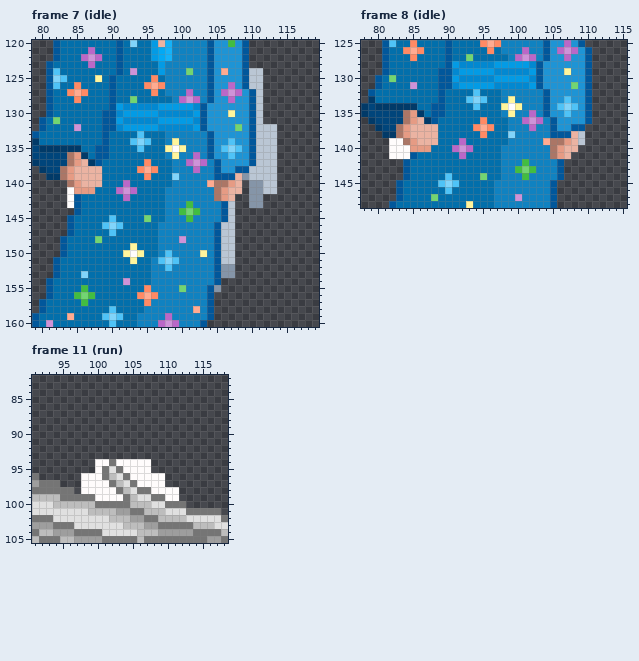
One commit to this pixel-art file: Zephyr/Zephyr/Assets/DeadRevolver/PixelPrototypePlayerSprites/Art/Aseprite/PlayerBaseAnimations.aseprite. That is the earlier state.
192x168 pixels, 230 frames. Colours within 5 levels of each other are drawn and written as one. Shown: frame 7 (idle): x 79..119, y 120..160; frame 8 (idle): x 78..115, y 125..148; frame 11 (run): x 91..118, y 82..105. The commit also changed other frames or places, which this record leaves out.
Once edited:
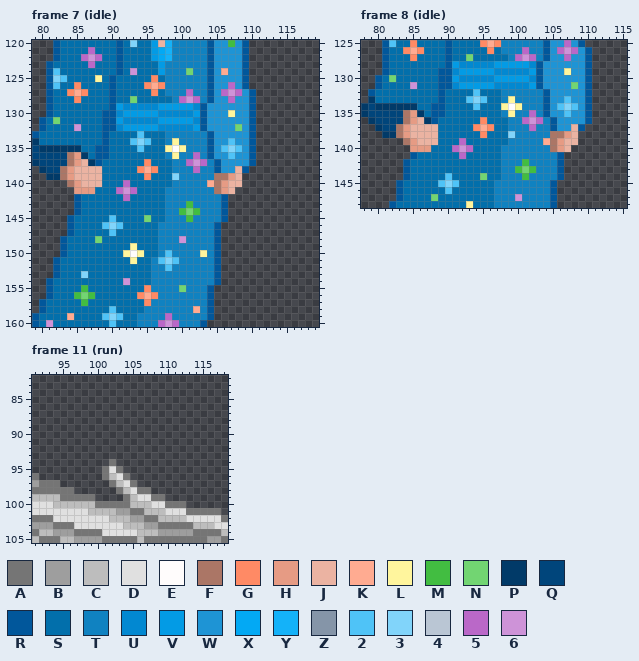
Palette (. is transparent): A #757575  B #9e9e9e  C #bdbdbd  D #e0e0e0  E #fffcfc  F #ab7666  G #ff8a65  H #e69b84  J #ebb3a2  K #ffab91  L #fff59d  M #42bd41  N #72d572  P #013a68  Q #00457b  R #01579b  S #026fab  T #1082c1  U #0288d1  V #039be5  W #1e94d5  X #03a9f4  Y #14b2f9  Z #8595a8  2 #4fc3f7  3 #81d4fa  4 #bac6d4  5 #ba68c8  6 #ce93d8
Diff:
layer "player" now hidden
--- frame 7 (idle)
@@ x 79..119 @@
 123 ..RSSSSS5SSSRSSSSSVTTTTTTRWWWWR..........
-124 ..R2SSSSSSSSRS6SSSVTTTNTTRWKWWR44........
-125 ..R32SSSSLSRSSSSSGSTTTTTTRWWWWR44........
-126 ..R2SSGSSSSRSSSSGKGTTTTTTRWW5WR44........
-127 ..RSSGKGSSSRSSSSSGSTTT5TTRW565WR4........
-128 ..RSSSGSSSSRSSNSSSSST565TRWW5WWR4........
-129 ..RSSSSSSSSRVUUUUUVVVVVURWWWWWWR4........
-130 ..RSSSSSSSRRUVVVVVUUUUUVRWWWLWWR4........
-131 .RSNSSSSSSRRVUUUUUVVVVVURWWWWWWR4........
-132 .RSSSS6SSSRRUVVVVVUUUUUVRWWWWNWR444......
-133 RSSSSSSSSSRSSSS2SSSTTTTTTRWWWWWR444......
-134 PSSSSSSSSSRSSS232SSTLTTTTRWW2WWR444......
-135 QPPPPPPSSRRSSSS2SSSLELTTTRW232WR444......
-136 QQQQQFHPSRRSSSSSSSSTLTT5TRWW2WWR444......
-137 PQQQQFHJPRSSSSSSGSSSTT565TRWWWWR444......
-138 .PQQFHJJJJSSSSSGKGSSTTT5TTRWWRR4444......
-139 ..PPFHJJJJSSSSSSGSSS3TTTTTRRRJZ4444......
-140 .....FHJJJSSS5SSSSSSTTTTTKFFHJ.ZZ44......
-141 .....EHHHSSS565SSSSTTTTTTTFHJJ.ZZ44......
-142 .....ERSSSSSS5SSSSSTTTTTTTFHJ..ZZ........
-143 .....ERSSSSSSSSSSSSTTTMTTTTR4..ZZ........
-144 ......RSSSSSSSSSSSSTTMNMTTTR4............
-145 .....RSSSSS2SSSSNSSTTTMTTTTR4............
-146 .....RSSSS232SSSSSTTTTTTTTR44............
-147 .....RSSSSS2SSSSSSTTTTTTTTR44............
-148 ....RSSSSNSSSSSSSSTTT6TTTTR44............
-149 ....RSSSSSSSSSLSSSTTTTTTTTR44............
-150 ....RSSSSSSSSLELSST2TTTTLTR44............
-151 ...RSSSSSSSSSSLSST232TTTTTR44............
-152 ...RSSSSSSSSSSSSSTT2TTTTTTRZZ............
-153 ...RSSS3SSSSSSSSSTTTTTTTTTRZZ............
+124 ..R2SSSSSSSSRS6SSSVTTTNTTRWKWWR..........
+125 ..R32SSSSLSRSSSSSGSTTTTTTRWWWWR..........
+126 ..R2SSGSSSSRSSSSGKGTTTTTTRWW5WR..........
+127 ..RSSGKGSSSRSSSSSGSTTT5TTRW565WR.........
+128 ..RSSSGSSSSRSSNSSSSST565TRWW5WWR.........
+129 ..RSSSSSSSSRVUUUUUVVVVVURWWWWWWR.........
+130 ..RSSSSSSSRRUVVVVVUUUUUVRWWWLWWR.........
+131 .RSNSSSSSSRRVUUUUUVVVVVURWWWWWWR.........
+132 .RSSSS6SSSRRUVVVVVUUUUUVRWWWWNWR.........
+133 RSSSSSSSSSRSSSS2SSSTTTTTTRWWWWWR.........
+134 PSSSSSSSSSRSSS232SSTLTTTTRWW2WWR.........
+135 QPPPPPPSSRRSSSS2SSSLELTTTRW232WR.........
+136 QQQQQFHPSRRSSSSSSSSTLTT5TRWW2WWR.........
+137 PQQQQFHJPRSSSSSSGSSSTT565TRWWWWR.........
+138 .PQQFHJJJJSSSSSGKGSSTTT5TTRWWJR..........
+139 ..PPFHJJJJSSSSSSGSSS3TTTTTFFHJ...........
+140 .....FHJJJSSS5SSSSSSTTTTTKFHJJ...........
+141 ......HHHSSS565SSSSTTTTTTTFHJ............
+142 ......RSSSSSS5SSSSSTTTTTTTTR.............
+143 ......RSSSSSSSSSSSSTTTMTTTTR.............
+144 ......RSSSSSSSSSSSSTTMNMTTTR.............
+145 .....RSSSSS2SSSSNSSTTTMTTTTR.............
+146 .....RSSSS232SSSSSTTTTTTTTR..............
+147 .....RSSSSS2SSSSSSTTTTTTTTR..............
+148 ....RSSSSNSSSSSSSSTTT6TTTTR..............
+149 ....RSSSSSSSSSLSSSTTTTTTTTR..............
+150 ....RSSSSSSSSLELSST2TTTTLTR..............
+151 ...RSSSSSSSSSSLSST232TTTTTR..............
+152 ...RSSSSSSSSSSSSSTT2TTTTTTR..............
+153 ...RSSS3SSSSSSSSSTTTTTTTTTR..............
 154 ..RSSSSSSSSSS6SSSTTTTTTTTTR..............
-155 ..RSSSSMSSSSSSSSGTTTTNTTTRZ..............
+155 ..RSSSSMSSSSSSSSGTTTTNTTTR...............
 156 ..RSSSMNMSSSSSSGKGTTTTTTTR...............
--- frame 8 (idle)
@@ x 78..115 @@
 136 .PQQQQFHJPRSSSSSSGSSSTT565TRWWWWR.....
-137 ..PQQFHJJJJSSSSSGKGSSTTT5TTRWWRR......
-138 ...PPFHJJJJSSSSSSGSSS3TTTTTRRRJ4......
-139 ....EEFHJJJSSS5SSSSSSTTTTTKFFHJ4......
-140 ....EEEHHHSSS565SSSSTTTTTTTFHJJ.......
-141 ....EEERSSSSSS5SSSSSTTTTTTTFHJ........
+137 ..PQQFHJJJJSSSSSGKGSSTTT5TTRWWJR......
+138 ...PPFHJJJJSSSSSSGSSS3TTTTTFFHJ.......
+139 ......FHJJJSSS5SSSSSSTTTTTKFHJJ.......
+140 .......HHHSSS565SSSSTTTTTTTFHJ........
+141 .......RSSSSSS5SSSSSTTTTTTTTR.........
 142 ......RSSSSSSSSSSSSSTTTMTTTTR.........
--- frame 11 (run)
@@ x 96..113 @@
  93 ..................
- 94 ....EEAEEEEE......
- 95 ....EADAEEEE......
- 96 ..EEEACDAEEEEE....
- 97 ..EEEEACDAEEEE....
- 98 A.EEEEEACDAAEEEE..
- 99 AAAAEEEEACDDAAEE..
+ 94 ......A...........
+ 95 .....ADA..........
+ 96 .....ACDA.........
+ 97 ......ACDA........
+ 98 A......ACDAA......
+ 99 AAAA....ACDDAA....
 100 CCCCAAAAACCCDDAAA.
Pixel boxes of the changes (left, top, right, bottom) in both pictures:
changed: (214, 68, 277, 292)
erased: (67, 187, 74, 208)
changed: (550, 124, 585, 159)
erased: (389, 138, 410, 159)
erased: (81, 459, 179, 501)
